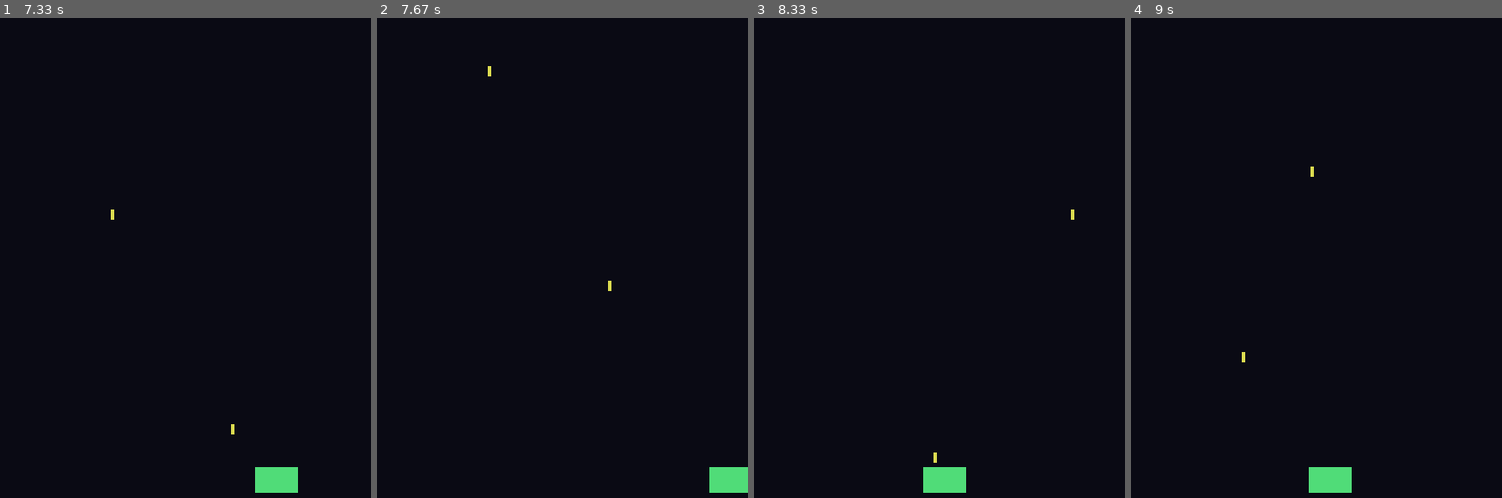
Above: before the commit, frames 1-4 (left to right).
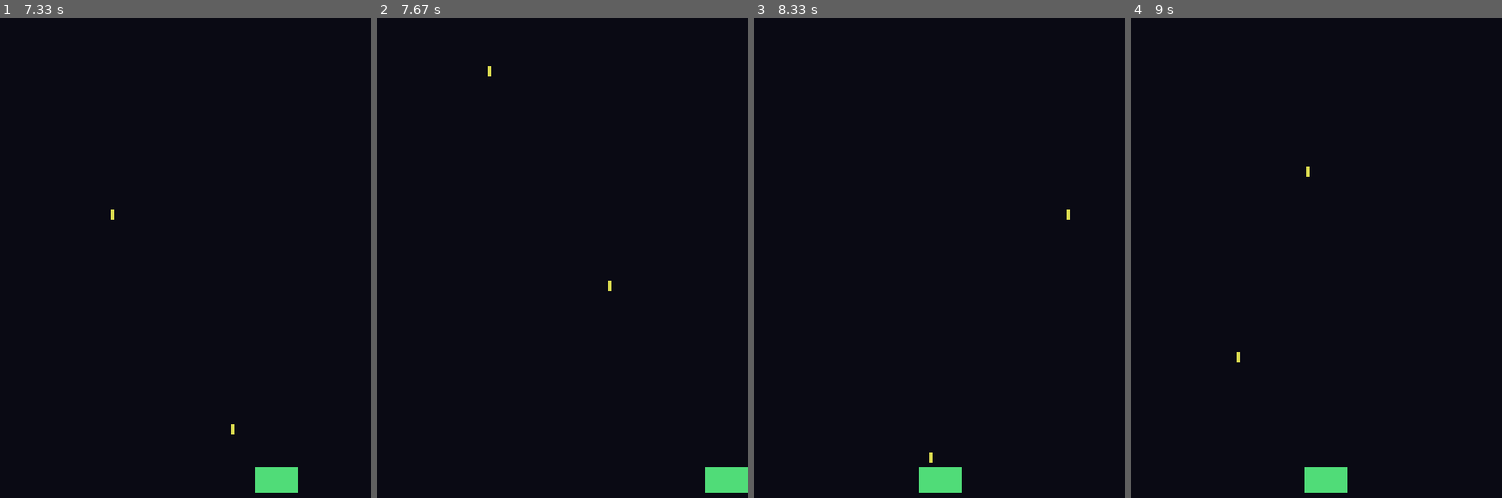
Above: after the commit, the same moments.

Repository: theKHutDeveloper/pygame_arcade_games
Game: pygame game, started from space_invaders/main.py
Two runs of this game, one before a commit and one after it. Both use one fixed random seed, a clock stepped at 60 frames per second and the inputs below.
Inputs:
- Up to frame 1 (7.33 s): hold Right 0.33-0.8 s; hold Right 0.83-1.3 s; tap Space at 0.9, 1.2, 1.4, 1.7, 1.97, 2.27, 2.4, 2.7, 3.07, 3.37, 3.57, 3.87, 4.07, 4.37, 4.57, 4.87, 5.13, 5.43, 5.57, 5.87, 6.23, 6.53, 6.73, 7.03, 7.23 s; hold Left 1.33-1.87 s; hold Left 1.9-2.3 s; hold Right 2.33-2.97 s; hold Left 3-3.47 s; hold Right 3.5-3.97 s; hold Right 4-4.47 s; hold Left 4.5-5.03 s; hold Left 5.07-5.47 s; hold Right 5.5-6.13 s; hold Left 6.17-6.63 s; hold Right 6.67-7.13 s; hold Right from 7.17 s (still down)
- Up to frame 2 (7.67 s): tap Space at 7.53 s; release Right at 7.63 s
- Up to frame 3 (8.33 s): hold Left 7.67-8.2 s; tap Space at 7.73, 8.03, 8.3 s; hold Left from 8.23 s (still down)
- Up to frame 4 (9 s): tap Space at 8.6, 8.73 s; release Left at 8.63 s; hold Right from 8.67 s (still down)

Frame 1 is identical in both runs. In frame 2, less than 0.1% of the frame differs, in the area x 88-90%, y 93-99%; in frame 3, 0.2%, in the area x 44-87%, y 39-99%; in frame 4, 0.2%.

Commit message:
Add PlayerBoundsSystem to clamp player movement to screen
Introduce a dedicated ECS system that prevents the player from
moving outside the screen bounds. This keeps MovementSystem
generic while ensuring the player ship stays within the visible
play area.

Diff:
--- a/space_invaders/main.py
+++ b/space_invaders/main.py
@@ -28,6 +28,7 @@
 from space_invaders.systems.player_input_system import PlayerInputSystem
 from space_invaders.systems.movement_system import MovementSystem
 from space_invaders.systems.bullet_spawn_system import BulletSpawnSystem
+from space_invaders.systems.player_bounds_system import PlayerBoundsSystem
 
 
 def create_initial_entities(world):
@@ -79,6 +80,7 @@
     world.add_system(PlayerInputSystem())
     world.add_system(BulletSpawnSystem())
     world.add_system(MovementSystem())
+    world.add_system(PlayerBoundsSystem())
     world.add_system(RenderSystem(screen))
 
     while world.running:
--- /dev/null
+++ b/space_invaders/systems/player_bounds_system.py
@@ -0,0 +1,15 @@
+from ecs.system import System
+from space_invaders.components import Player, Position, Sprite
+from space_invaders.config import SCREEN_WIDTH
+
+
+class PlayerBoundsSystem(System):
+    def update(self, world, dt, events):
+        for entity, (player, pos, sprite) in world.get_entities_with(
+            Player, Position, Sprite
+        ):
+            if pos.x < 0:
+                pos.x = 0
+
+            if pos.x + sprite.width > SCREEN_WIDTH:
+                pos.x = SCREEN_WIDTH - sprite.width
